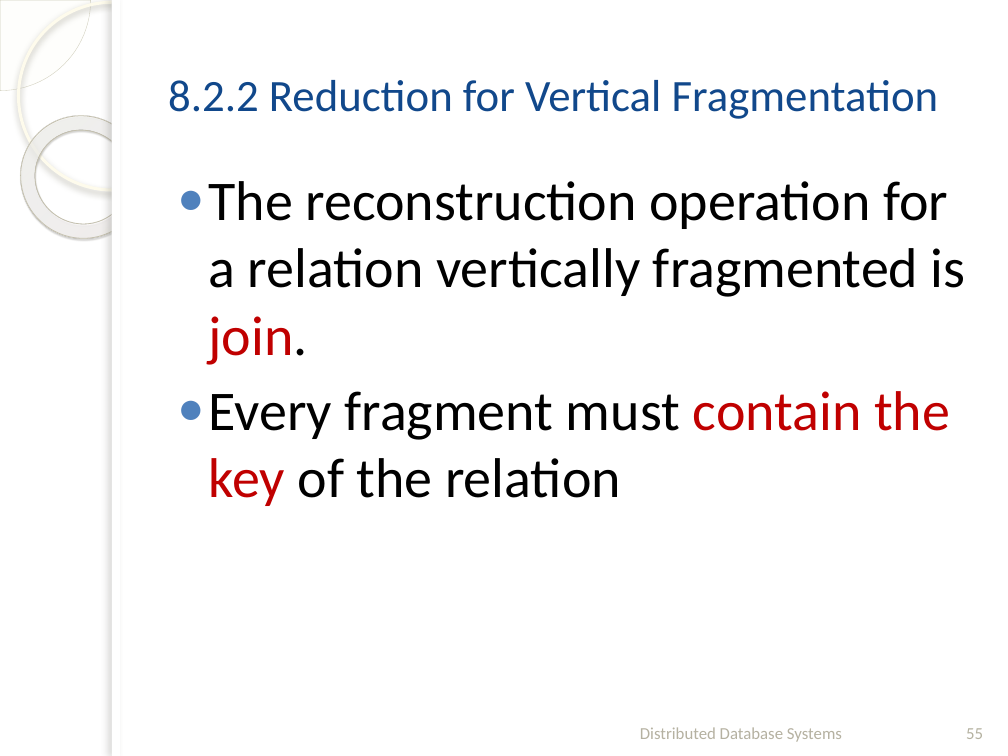
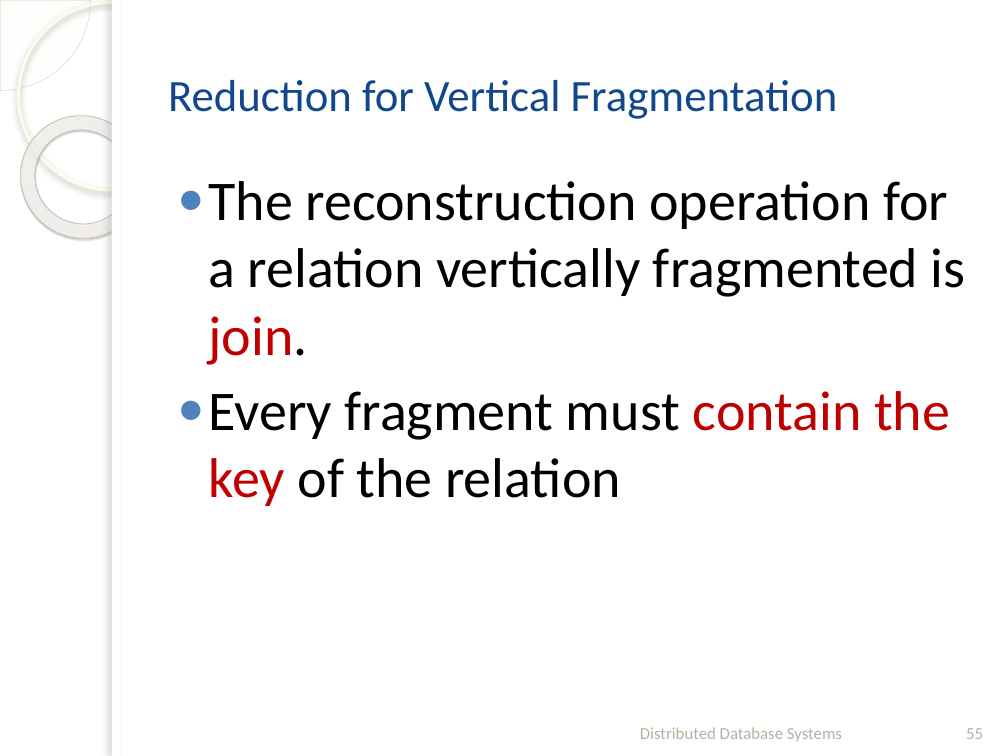
Before and after one commit to fanju1984/ddb, a slide deck: slide 55 of Fall 2017/Slides/03. Query Processing-2.pptx. Drawn at 1008x756 pixels with LibreOffice and Linux fonts; fonts in the diff are those of the drawing; background and template pictures are left out. Boxes give left, top, right and bottom in pixels: in the first picture for what was removed or moved away, otherwise in the second. Text is boxed around its words. In the diff, an @@ line names an element or a change of style, - is before the commit and + after.

```diff
--- a/Fall 2017/Slides/03. Query Processing-2.pptx
+++ b/Fall 2017/Slides/03. Query Processing-2.pptx
@@ title at [168,80,838,119]: text changed @@
-8.2.2 Reduction for Vertical Fragmentation
+Reduction for Vertical Fragmentation
```
Also in this commit, not shown: 19 other slides changed, 1 slide removed, 1 other file.
